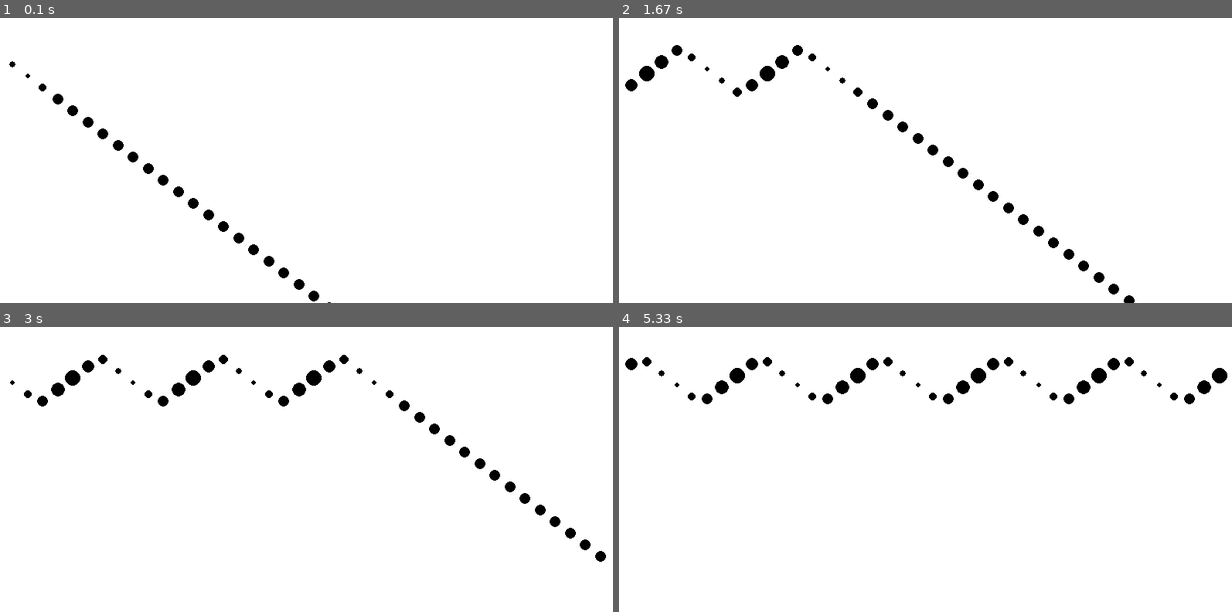
Above: before the commit, frames 1-4 (two rows, left to right).
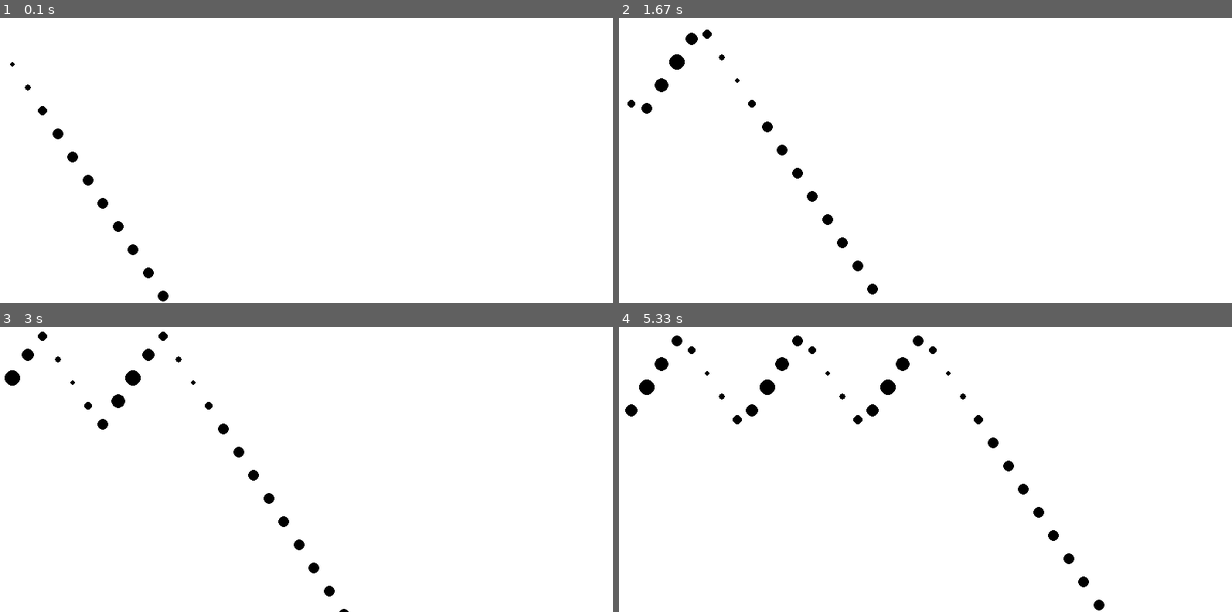
Above: after the commit, the same moments.

Repository: Jaleksi/Pygame
Game: pygame game, started from samples/pyorivajuttu.py
Same seed, same stepped clock (60 frames per second), same inputs: the game is played once before the commit and once after it.
Inputs:
- Up to frame 1 (0.1 s): no input
- Up to frame 2 (1.67 s): no input
- Up to frame 3 (3 s): no input
- Up to frame 4 (5.33 s): no input

The runs differ from the first frame. In frame 1, 1.4% of the frame differs, in the area x 1-54%, y 15-100%; in frame 2, 2.5%; in frame 3, 2.9%; in frame 4, 3.5%, in the area x 1-100%, y 2-100%.

Commit message:
moved to samples/

Diff:
--- a/pyorivajuttu.py
+++ b/samples/pyorivajuttu.py
@@ -20,25 +20,18 @@
         uy = 300
         us = 1
         for i in range(1, x):
-            pallot.append(Pallo(int(ux), uy, 1))
+            pallot.append(Pallo(ux, uy, 1))
             ux += leveys/x
-            if(us == 1):
-                uy += 15
-            else:
-                uy -= 15
-            if(uy == 300):
-                us = 0
-            elif(uy == 270):
-                us = 1
+            uy += 30
 
     def piirto(self):
-        self.pos = [self.x, self.y]
+        self.pos = [int(self.x), int(self.y)]
         pygame.draw.circle(display, (0, 0, 0), self.pos, int(self.koko), 0)
 
     def tarkistus(self):
-        if(self.y >= 330):
+        if(self.y >= 360):
             self.suunta = 1
-        elif(self.y <= 270):
+        elif(self.y <= 240):
             self.suunta = 0
 
     def palloSuunta(self):
@@ -49,11 +42,11 @@
 
     def heiluYlos(self):
         self.y -= 3
-        self.koko = int(interp(abs(self.y - 300), [0, 30], [3, 7]))
+        self.koko = int(interp(abs(self.y - 300), [0, 60], [3, 7]))
 
     def heiluAlas(self):
         self.y += 3
-        self.koko = int(interp(abs(self.y - 300), [0, 30], [11, 7]))
+        self.koko = int(interp(abs(self.y - 300), [0, 60], [11, 7]))
 
 
 def main():
Renamed: aaltopalkit.py -> samples/aaltopalkit.py
Renamed: dnaemt.py -> samples/dnaemt.py
Renamed: kimpoilupallo.py -> samples/kimpoilupallo.py
Renamed: luikeropallot.py -> samples/luikeropallot.py
Renamed: matopppp.py -> samples/matopppp.py
Renamed: matosade.py -> samples/matosade.py
Renamed: palikkaperkele.py -> samples/palikkaperkele.py
Renamed: puu.py -> samples/puu.py
Renamed: viivaharmonia.py -> samples/viivaharmonia.py
